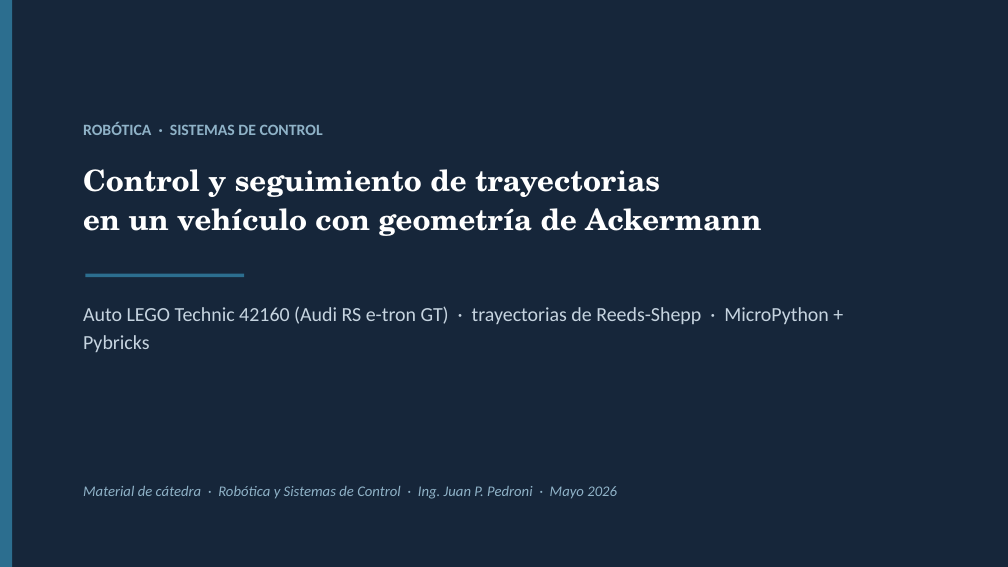
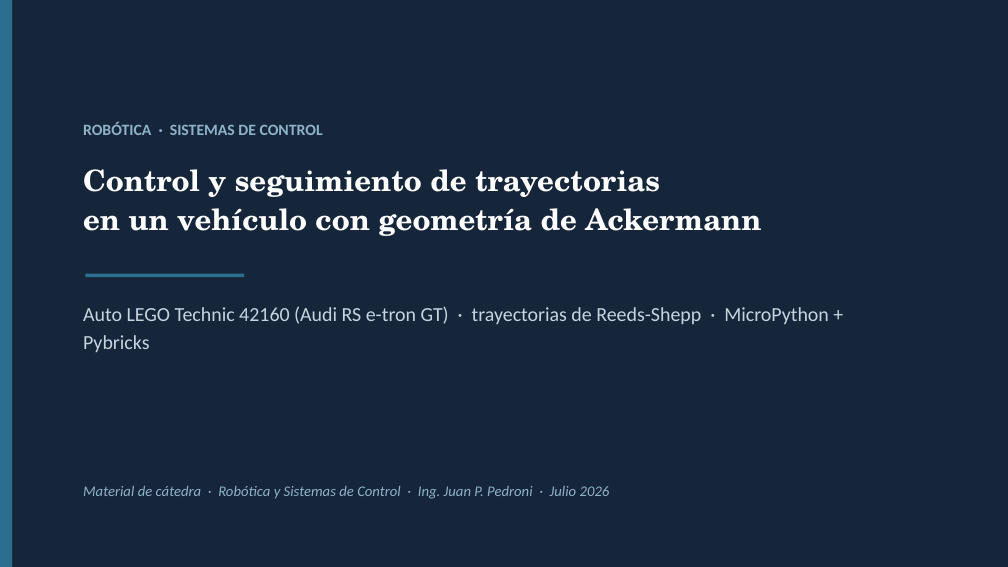
Before and after one commit to universidadpedroni/Lego_Reed_Shepp, a slide deck: slide 1 of presentacion/Robot_Movil_Ackermann_Modelo_Trayectoria_Control.pptx. Drawn at 1008x567 pixels with LibreOffice and Linux fonts; fonts in the diff are those of the drawing. Boxes give left, top, right and bottom in pixels: in the first picture for what was removed or moved away, otherwise in the second. Text is boxed around its words. In the diff, an @@ line names an element or a change of style, - is before the commit and + after.

Commit message:
Update presentation file for Ackermann model trajectory control

```diff
--- a/presentacion/Robot_Movil_Ackermann_Modelo_Trayectoria_Control.pptx
+++ b/presentacion/Robot_Movil_Ackermann_Modelo_Trayectoria_Control.pptx
@@ text at [83,486,610,499]: text changed @@
-Material de cátedra · Robótica y Sistemas de Control · Ing. Juan P. Pedroni · Mayo 2026
+Material de cátedra · Robótica y Sistemas de Control · Ing. Juan P. Pedroni · Julio 2026
```
Also in this commit, not shown: 2 other slides changed.
